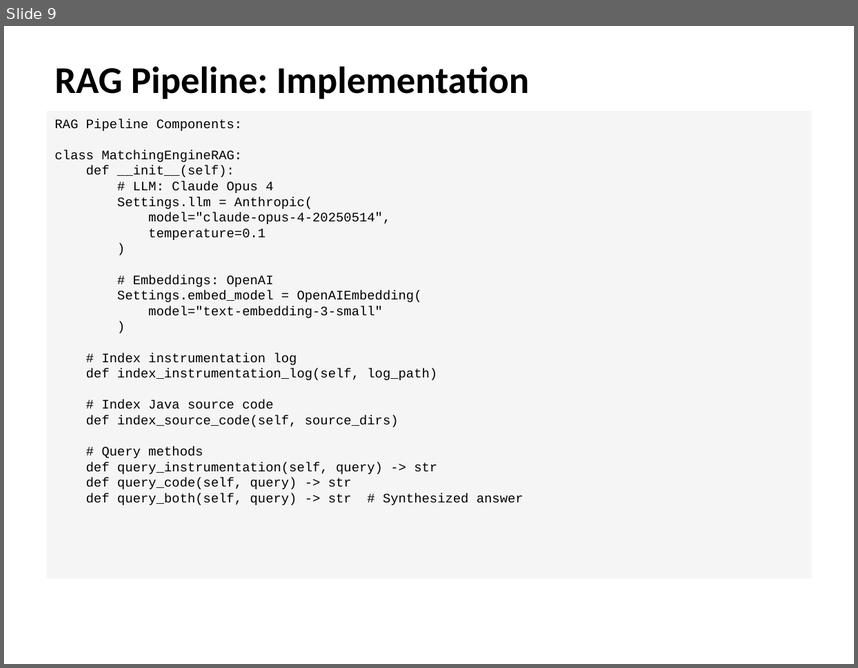
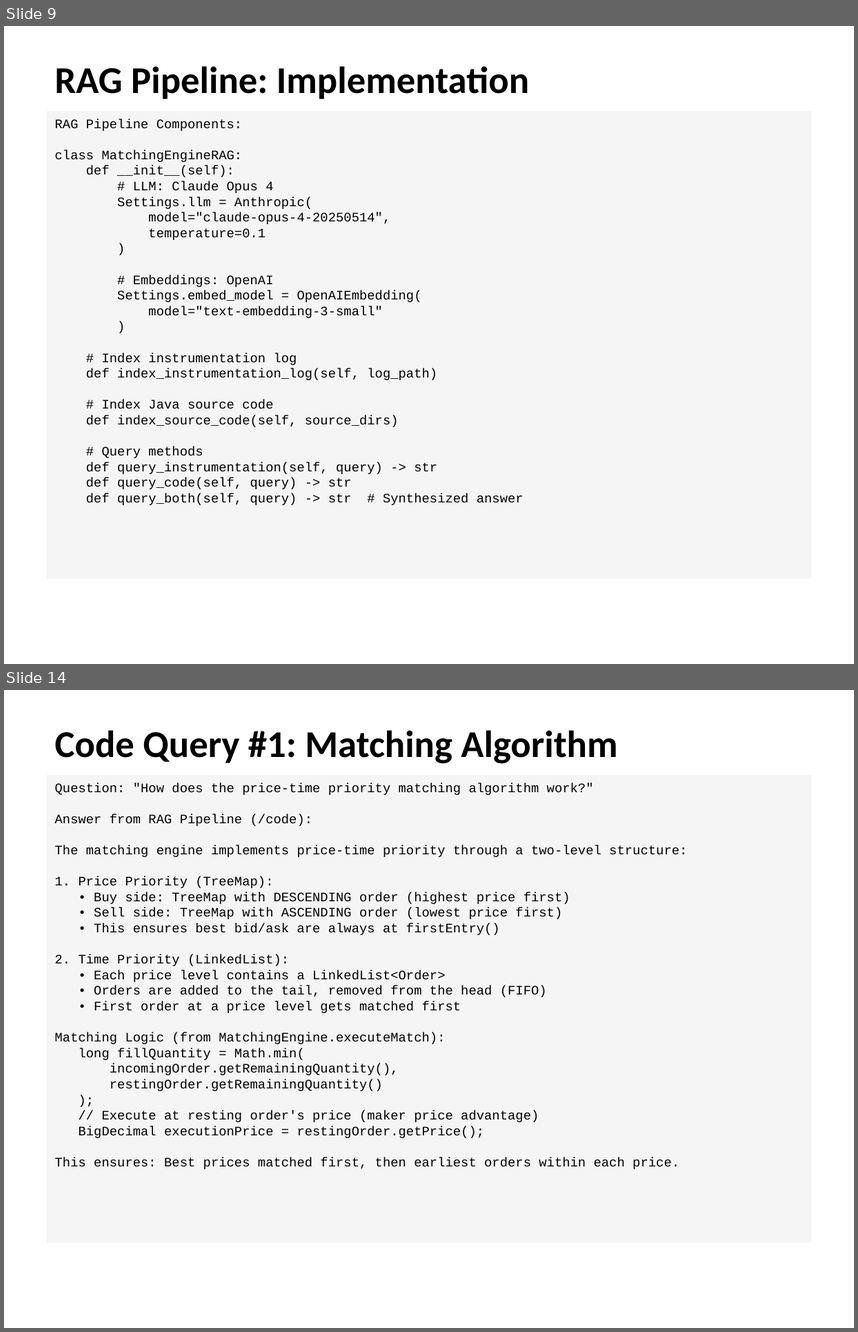
Before and after one commit to spopa01/matching-engine, a slide deck: MatchingEngine_Presentation.pptx. Shown one above the other, each under a label of ours: slide 9 before the commit, slides 9 and 14 after it; the slides between them are not shown. The pictures are 858x668 and 858x1332 pixels, drawn with LibreOffice and Linux fonts; fonts in the diff are those of the drawing. Boxes give left, top, right and bottom in pixels: in the first picture for what was removed or moved away, otherwise in the second. Text is boxed around its words. In the diff, an @@ line names an element or a change of style, - is before the commit and + after.

```diff
--- a/MatchingEngine_Presentation.pptx
+++ b/MatchingEngine_Presentation.pptx
@@ slide 14 added at <box>4,690,854,1328</box>, background #FFFFFF @@
@@ text added at <box>55,730,617,764</box>, 32 pt, text #000000, bold @@
+Code Query #1: Matching Algorithm
@@ rectangle added at <box>47,775,811,1243</box>, fill #F5F5F5, 11 pt, text #000000 @@
+Question: "How does the price-time priority matching algorithm work?"
+Answer from RAG Pipeline (/code):
+The matching engine implements price-time priority through a two-level structure:
+1. Price Priority (TreeMap):
+• Buy side: TreeMap with DESCENDING order (highest price first)
+• Sell side: TreeMap with ASCENDING order (lowest price first)
+• This ensures best bid/ask are always at firstEntry()
+2. Time Priority (LinkedList):
+• Each price level contains a LinkedList<Order>
+• Orders are added to the tail, removed from the head (FIFO)
+• First order at a price level gets matched first
+Matching Logic (from MatchingEngine.executeMatch):
+long fillQuantity = Math.min(
+incomingOrder.getRemainingQuantity(),
+restingOrder.getRemainingQuantity()
+);
+// Execute at resting order's price (maker price advantage)
+BigDecimal executionPrice = restingOrder.getPrice();
+This ensures: Best prices matched first, then earliest orders within each price.
```
Also in this commit, not shown: 10 slides changed, 9 other slides added, 2 slides removed, 1 other file.
